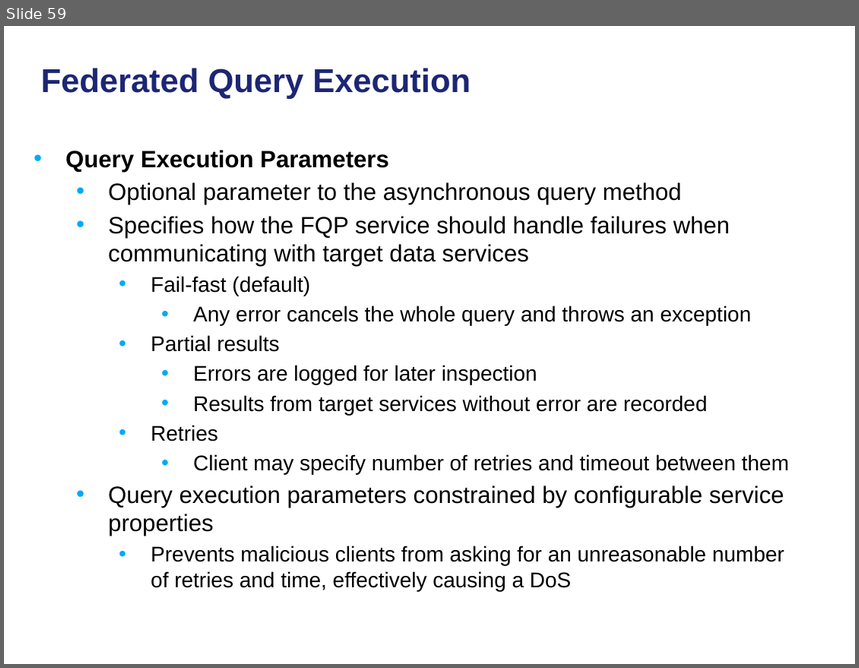
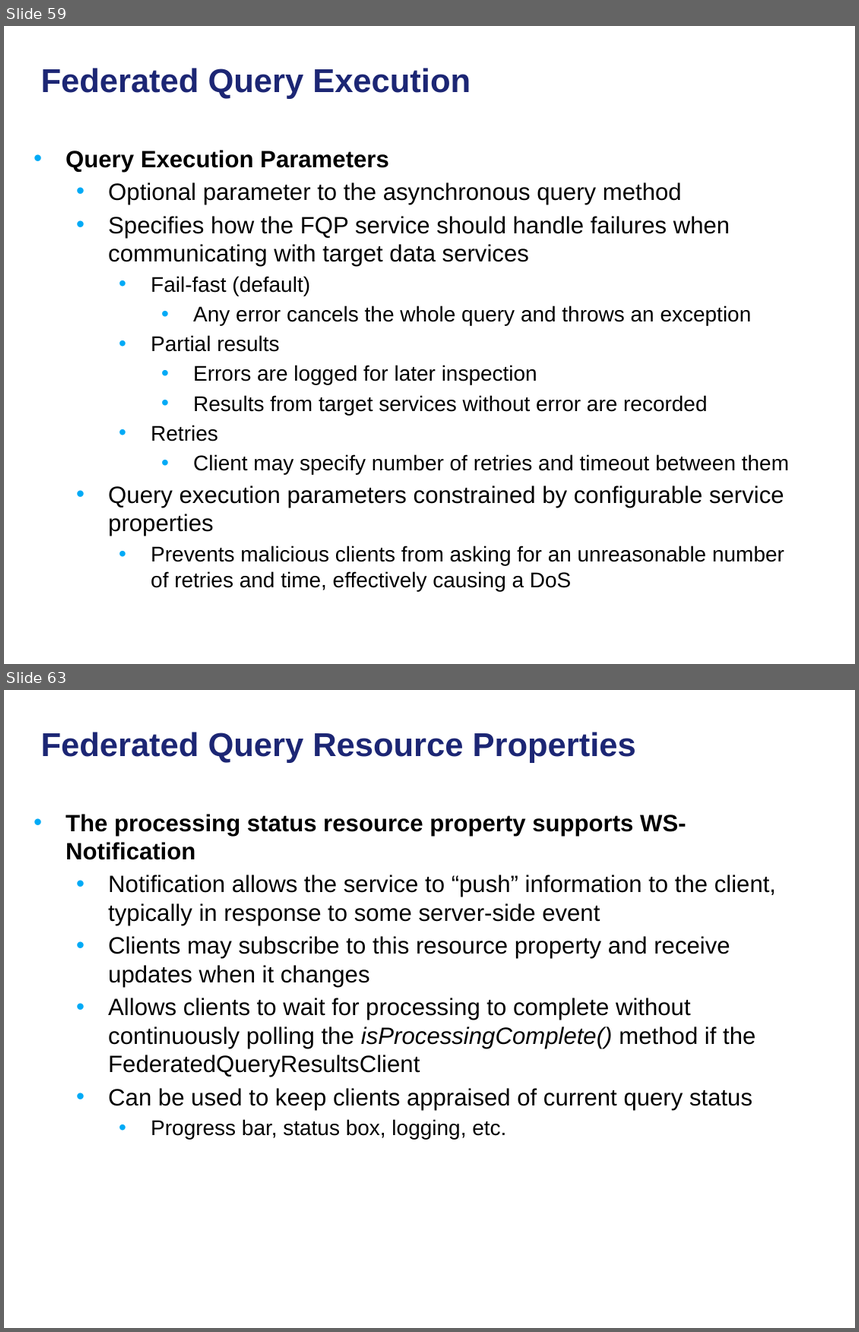
Before and after one commit to NCIP/cagrid-docs, a slide deck: presentations/200906_Novartis/caGrid Data Services.pptx. Shown one above the other, each under a label of ours: slide 59 before the commit, slides 59 and 63 after it; the slides between them are not shown. The pictures are 859x668 and 859x1332 pixels, drawn with LibreOffice and Linux fonts; fonts in the diff are those of the drawing; background and template pictures are left out. Boxes give left, top, right and bottom in pixels: in the first picture for what was removed or moved away, otherwise in the second. Text is boxed around its words. In the diff, an @@ line names an element or a change of style, - is before the commit and + after.

```diff
--- a/presentations/200906_Novartis/caGrid Data Services.pptx
+++ b/presentations/200906_Novartis/caGrid Data Services.pptx
@@ slide 63 added at [4,690,855,1328], background picture (left out) @@
@@ title added at [41,732,636,763], 28 pt, text #1C2674, bold @@
+Federated Query Resource Properties
@@ text added at [66,814,776,1140], 20 pt, text #000000 @@
+• The processing status resource property supports WS-Notification
+  • Notification allows the service to “push” information to the client, typically in response to some server-side event
+  • Clients may subscribe to this resource property and receive updates when it changes
+  • Allows clients to wait for processing to complete without continuously polling the isProcessingComplete() method if the FederatedQueryResultsClient
+  • Can be used to keep clients appraised of current query status
+    • Progress bar, status box, logging, etc.
```
Also in this commit, not shown: 3 slides changed, 5 other slides added.
